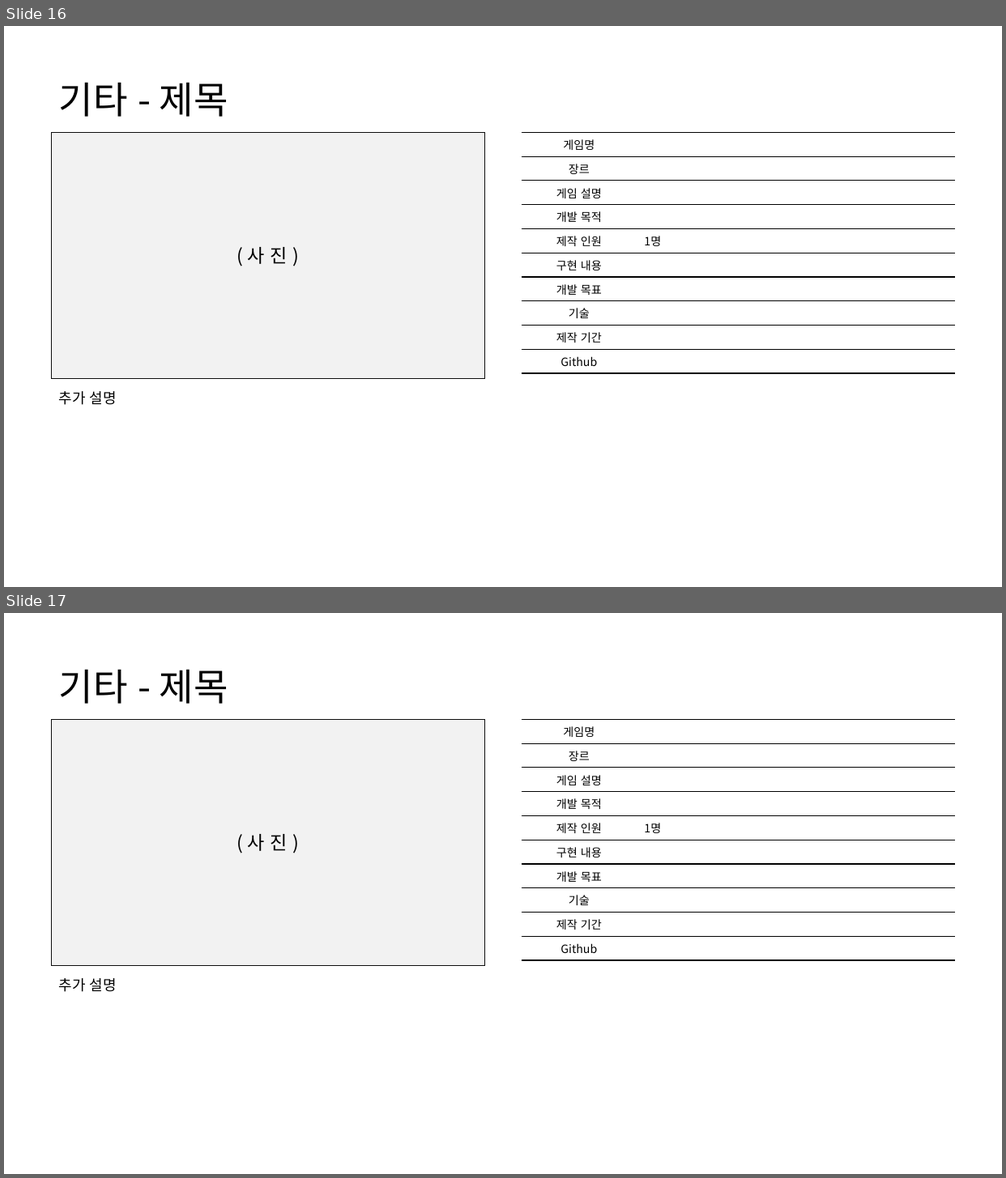
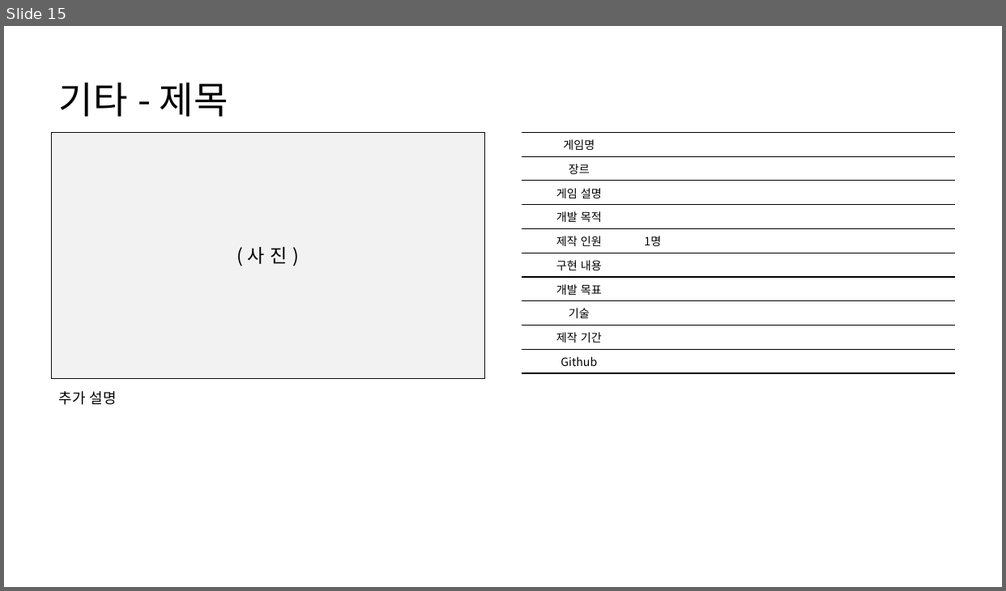
Before and after one commit to HK416/capstone_project, a slide deck: documents/포트폴리오/2020180028_이주형.pptx. Shown one above the other, each under a label of ours: slides 16 and 17 before the commit, slide 15 after it. The pictures are 1006x1178 and 1006x591 pixels, drawn with LibreOffice and Linux fonts; fonts in the diff are those of the drawing. Boxes give left, top, right and bottom in pixels: in the first picture for what was removed or moved away, otherwise in the second. Text is boxed around its words. In the diff, an @@ line names an element or a change of style, - is before the commit and + after.

```diff
--- a/documents/포트폴리오/2020180028_이주형.pptx
+++ b/documents/포트폴리오/2020180028_이주형.pptx
@@ slide 16 removed at [4, 26, 1002, 587], background #FFFFFF @@
@@ title removed at [59, 82, 228, 117] @@
-기타 - 제목
@@ rectangle removed at [51, 132, 484, 378] @@
-( 사 진 )
@@ table removed at [522, 132, 955, 369], 10 rows, 2 columns @@
-게임명 | 
-장르 | 
-게임 설명 | 
-개발 목적 | 
-제작 인원 | 1명
-구현 내용 | 
-개발 목표 | 
-기술 | 
-제작 기간 | 
-Github | 
@@ text removed at [59, 391, 117, 405] @@
-추가 설명
@@ what was slide 17 is now slide 15 @@
```
Also in this commit, not shown: 10 slides changed, 4 slides added, 5 other slides removed.
